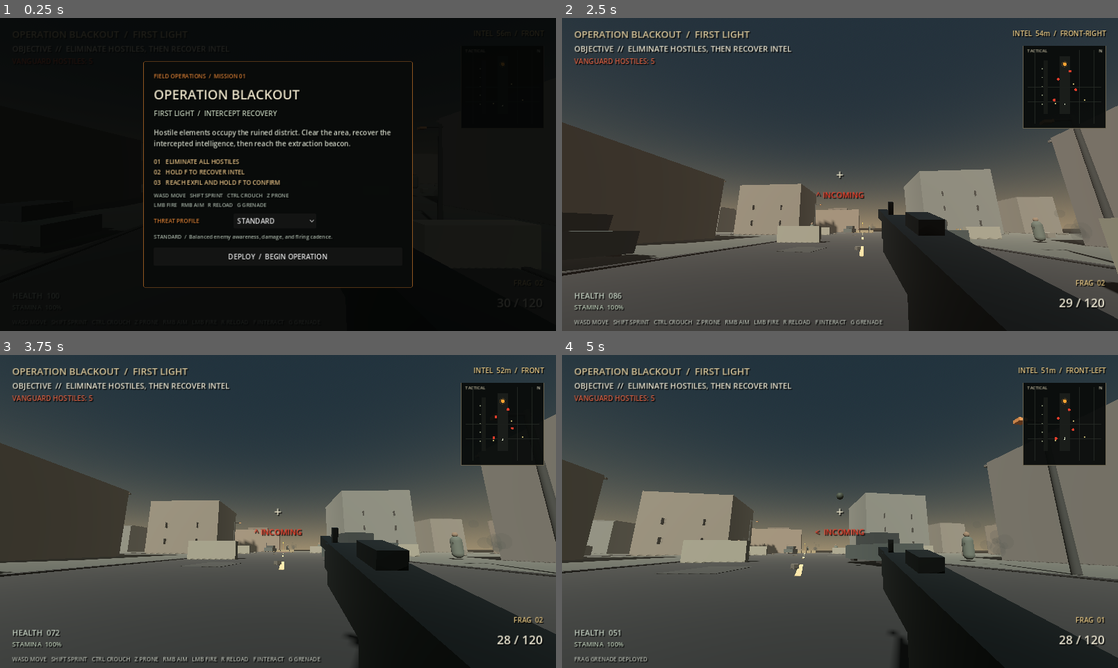
Above: before the commit, frames 1-4 (two rows, left to right).
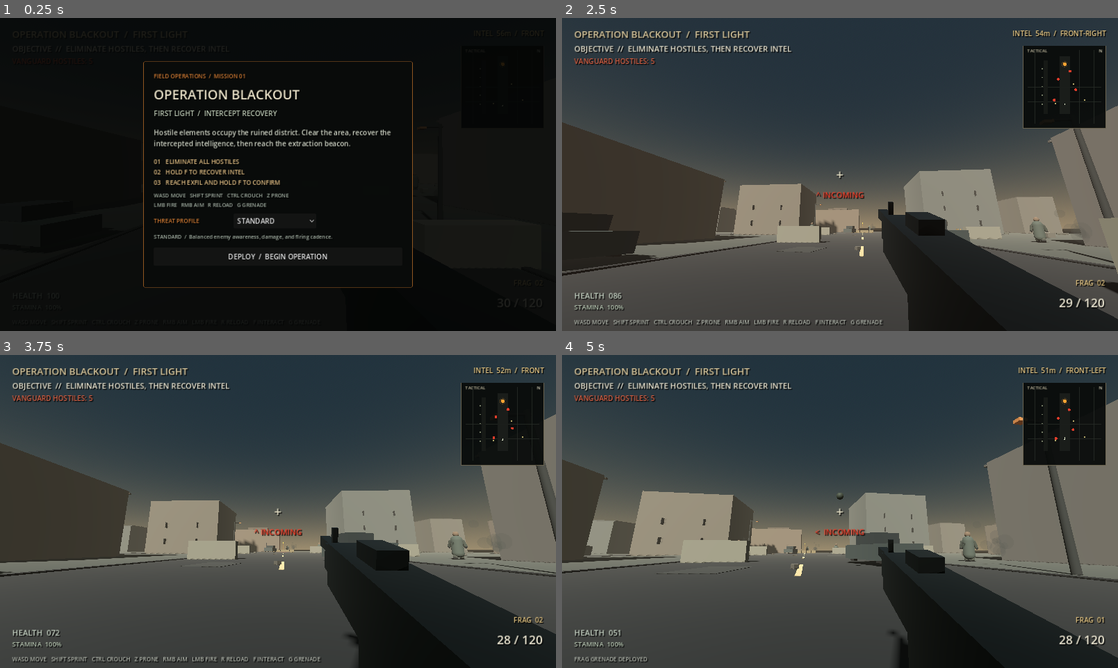
Above: after the commit, the same moments.

Repository: Liladizilla/operation-blackout
Game: Godot game, scene res://scenes/main.tscn
The game is run twice, just before and just after one commit, with the same random seed, the same clock (stepped at 60 frames per second) and the same inputs.
Inputs (mouse positions are in pixels of both pictures, inside the frame that each line leads up to):
- Up to frame 1 (0.25 s): no input
- Up to frame 2 (2.5 s): click "DEPLOY / BEGIN OPERATION" at 0.5 s; tap Enter at 1.25 s; move the mouse to (867, 174) at 1.27 s; hold W (move_forward) from 1.28 s (still down); tap Ctrl (crouch) at 1.35 s; click (867, 174) at 1.42 s; tap Space (jump) at 1.52, 2.27 s; move the mouse to (812, 174) at 2.02 s; tap F (interact) at 2.1 s
- Up to frame 3 (3.75 s): keep holding W (move_forward); move the mouse to (289, 505) at 2.77 s; tap Z (prone) at 2.85 s; move the mouse to (272, 517) at 3.52 s; tap Shift (sprint) at 3.6 s; click (272, 517) at 3.67 s
- Up to frame 4 (5 s): keep holding W (move_forward); tap Space (jump) at 3.77, 4.52 s; move the mouse to (878, 514) at 4.27 s; tap G (throw_grenade) at 4.35 s

The runs differ from the first frame. In frame 2, less than 0.1% of the frame differs, in the area x 44-88%, y 63-72%; in frame 3, less than 0.1%, in the area x 51-85%, y 56-66%; in frame 4, less than 0.1%.

Commit message:
Add hostile limbs, gait animation, and death collapse

Diff:
--- a/scripts/enemy.gd
+++ b/scripts/enemy.gd
@@ -13,6 +13,16 @@
 var think_timer := 0.0
 var fire_timer := 0.7
 var strafe_sign := 1.0
+var visual_root: Node3D
+var left_arm_pivot: Node3D
+var right_arm_pivot: Node3D
+var left_leg_pivot: Node3D
+var right_leg_pivot: Node3D
+var gait_time := 0.0
+var is_dead := false
+var death_timer := 0.0
+var death_roll_direction := 1.0
+const DEATH_ANIMATION_SECONDS := 0.62
 var body_mesh: MeshInstance3D
 var body_material: StandardMaterial3D
 var enemy_muzzle_flash: MeshInstance3D
@@ -39,6 +49,9 @@
     col.shape = capsule
     col.position.y = 0.8
     add_child(col)
+    visual_root = Node3D.new()
+    visual_root.name = "VisualRoot"
+    add_child(visual_root)
     body_mesh = MeshInstance3D.new()
     var body := CapsuleMesh.new()
     body.radius = 0.36
@@ -49,7 +62,7 @@
     body_material.roughness = 0.9
     body_mesh.material_override = body_material
     body_mesh.position.y = 0.92
-    add_child(body_mesh)
+    visual_root.add_child(body_mesh)
     var head_mesh := MeshInstance3D.new()
     var head := SphereMesh.new()
     head.radius = 0.19
@@ -59,7 +72,7 @@
     var hm := StandardMaterial3D.new()
     hm.albedo_color = Color(0.35,0.29,0.23)
     head_mesh.material_override = hm
-    add_child(head_mesh)
+    visual_root.add_child(head_mesh)
     var head_area := Area3D.new()
     head_area.name = "HeadHitZone"
     head_area.collision_layer = 2
@@ -81,7 +94,7 @@
     vest_mat.albedo_color = Color(0.12, 0.14, 0.12)
     vest_mat.roughness = 1.0
     vest.material_override = vest_mat
-    add_child(vest)
+    visual_root.add_child(vest)
     var rifle := MeshInstance3D.new()
     var rifle_mesh := BoxMesh.new()
     rifle_mesh.size = Vector3(0.08,0.08,0.75)
@@ -93,7 +106,7 @@
     rifle_material.metallic = 0.28
     rifle_material.roughness = 0.72
     rifle.material_override = rifle_material
-    add_child(rifle)
+    visual_root.add_child(rifle)
 
     enemy_muzzle_flash = MeshInstance3D.new()
     enemy_muzzle_flash.name = "EnemyMuzzleFlash"
@@ -109,7 +122,7 @@
     flash_material.emission = Color(1.0, 0.34, 0.08)
     enemy_muzzle_flash.material_override = flash_material
     enemy_muzzle_flash.visible = false
-    add_child(enemy_muzzle_flash)
+    visual_root.add_child(enemy_muzzle_flash)
 
     enemy_muzzle_light = OmniLight3D.new()
     enemy_muzzle_light.name = "EnemyMuzzleFlashLight"
@@ -118,7 +131,8 @@
     enemy_muzzle_light.light_energy = 0.0
     enemy_muzzle_light.omni_range = 3.2
     enemy_muzzle_light.shadow_enabled = false
-    add_child(enemy_muzzle_light)
+    visual_root.add_child(enemy_muzzle_light)
+    _build_limb_meshes()
 
     player = get_tree().get_first_node_in_group("player")
     if not player:
@@ -155,6 +169,92 @@
             fire_interval_min = 0.65
             fire_interval_max = 1.25
     fire_timer = fire_interval_max
+
+func _build_limb_meshes() -> void:
+    var arm_material := StandardMaterial3D.new()
+    arm_material.albedo_color = Color(0.17, 0.19, 0.16)
+    arm_material.roughness = 0.96
+    var trouser_material := StandardMaterial3D.new()
+    trouser_material.albedo_color = Color(0.20, 0.21, 0.18)
+    trouser_material.roughness = 0.98
+    var glove_material := StandardMaterial3D.new()
+    glove_material.albedo_color = Color(0.055, 0.06, 0.055)
+    glove_material.roughness = 1.0
+    var boot_material := StandardMaterial3D.new()
+    boot_material.albedo_color = Color(0.07, 0.075, 0.07)
+    boot_material.roughness = 1.0
+
+    left_arm_pivot = _make_limb_pivot("LeftArmPivot", Vector3(-0.34, 1.38, -0.04), 0.62, 0.105, arm_material)
+    right_arm_pivot = _make_limb_pivot("RightArmPivot", Vector3(0.34, 1.38, -0.04), 0.62, 0.105, arm_material)
+    left_arm_pivot.rotation.z = -0.26
+    right_arm_pivot.rotation.z = 0.24
+    _add_limb_end(left_arm_pivot, "LeftGlove", Vector3(0.0, -0.54, -0.04), Vector3(0.14, 0.10, 0.13), glove_material)
+    _add_limb_end(right_arm_pivot, "RightGlove", Vector3(0.0, -0.54, -0.04), Vector3(0.14, 0.10, 0.13), glove_material)
+
+    left_leg_pivot = _make_limb_pivot("LeftLegPivot", Vector3(-0.18, 0.66, 0.015), 0.76, 0.135, trouser_material)
+    right_leg_pivot = _make_limb_pivot("RightLegPivot", Vector3(0.18, 0.66, 0.015), 0.76, 0.135, trouser_material)
+    _add_limb_end(left_leg_pivot, "LeftBoot", Vector3(0.0, -0.69, -0.075), Vector3(0.24, 0.13, 0.34), boot_material)
+    _add_limb_end(right_leg_pivot, "RightBoot", Vector3(0.0, -0.69, -0.075), Vector3(0.24, 0.13, 0.34), boot_material)
+
+func _make_limb_pivot(label: String, pivot_position: Vector3, length: float, radius: float, material: StandardMaterial3D) -> Node3D:
+    var pivot := Node3D.new()
+    pivot.name = label
+    pivot.position = pivot_position
+    var limb := MeshInstance3D.new()
+    limb.name = label.replace("Pivot", "Mesh")
+    var capsule := CapsuleMesh.new()
+    capsule.radius = radius
+    capsule.height = length
+    limb.mesh = capsule
+    limb.position.y = -length * 0.42
+    limb.material_override = material
+    pivot.add_child(limb)
+    visual_root.add_child(pivot)
+    return pivot
+
+func _add_limb_end(parent: Node3D, label: String, local_position: Vector3, size: Vector3, material: StandardMaterial3D) -> void:
+    var end_piece := MeshInstance3D.new()
+    end_piece.name = label
+    var box := BoxMesh.new()
+    box.size = size
+    end_piece.mesh = box
+    end_piece.position = local_position
+    end_piece.material_override = material
+    parent.add_child(end_piece)
+
+func _process(delta: float) -> void:
+    if not is_dead:
+        return
+    death_timer += delta
+    var progress := clampf(death_timer / DEATH_ANIMATION_SECONDS, 0.0, 1.0)
+    var eased := progress * progress * (3.0 - 2.0 * progress)
+    visual_root.rotation.z = death_roll_direction * 1.22 * eased
+    visual_root.rotation.x = -0.22 * eased
+    visual_root.position.y = -0.46 * eased
+    if progress >= 1.0:
+        queue_free()
+
+func _animate_visuals(delta: float) -> void:
+    if is_dead or not is_instance_valid(visual_root):
+        return
+    var horizontal_speed := Vector2(velocity.x, velocity.z).length()
+    if horizontal_speed > 0.22:
+        gait_time += delta * lerpf(5.0, 10.0, clampf(horizontal_speed / 3.5, 0.0, 1.0))
+        var swing := sin(gait_time) * 0.48
+        left_leg_pivot.rotation.x = swing
+        right_leg_pivot.rotation.x = -swing
+        left_arm_pivot.rotation.x = -swing * 0.42
+        right_arm_pivot.rotation.x = swing * 0.42
+        visual_root.position.y = absf(sin(gait_time * 2.0)) * 0.035
+        visual_root.rotation.z = clampf(-velocity.x * 0.018, -0.055, 0.055)
+    else:
+        gait_time += delta * 1.2
+        left_leg_pivot.rotation.x = lerpf(left_leg_pivot.rotation.x, 0.0, delta * 7.0)
+        right_leg_pivot.rotation.x = lerpf(right_leg_pivot.rotation.x, 0.0, delta * 7.0)
+        left_arm_pivot.rotation.x = lerpf(left_arm_pivot.rotation.x, 0.0, delta * 7.0)
+        right_arm_pivot.rotation.x = lerpf(right_arm_pivot.rotation.x, 0.0, delta * 7.0)
+        visual_root.position.y = lerpf(visual_root.position.y, sin(gait_time) * 0.006, delta * 4.0)
+        visual_root.rotation.z = lerpf(visual_root.rotation.z, 0.0, delta * 4.0)
 
 func _physics_process(delta: float) -> void:
     if get_tree().paused:
@@ -269,6 +369,7 @@
     velocity.x = move_toward(velocity.x, target_dir.x * 2.1, delta * 4.0)
     velocity.z = move_toward(velocity.z, target_dir.z * 2.1, delta * 4.0)
     move_and_slide()
+    _animate_visuals(delta)
 
 func _avoid_obstacles(direction: Vector3) -> Vector3:
     var forward := direction
@@ -509,7 +610,13 @@
     muzzle_flash_timer = 0.055
 
 func take_damage(amount: float, _hit_position: Vector3 = Vector3.ZERO, headshot: bool = false) -> bool:
+    if is_dead:
+        return true
     health -= amount * (3.0 if headshot else 1.0)
+    if health <= 0.0:
+        _begin_death()
+        return true
+
     # Incoming fire alerts the unit and forces a short break from its current firing lane.
     if is_instance_valid(player):
         last_known_position = player.global_position
@@ -522,16 +629,36 @@
         think_timer = 0.0
         alert_memory_timer = 5.0
         _broadcast_alert(player.global_position)
-    if health > 0.0:
-        body_material.albedo_color = Color(0.55,0.12,0.08)
-        hit_flash_timer = 0.14
-    else:
-        body_material.albedo_color = Color(0.08,0.09,0.08)
-        hit_flash_timer = 0.0
-    if health <= 0:
-        var scene := get_tree().current_scene
-        if scene and scene.has_method("enemy_killed"):
-            scene.enemy_killed(self)
-        queue_free()
-        return true
+    body_material.albedo_color = Color(0.55,0.12,0.08)
+    hit_flash_timer = 0.14
     return false
+
+func _begin_death() -> void:
+    is_dead = true
+    state = "DEAD"
+    death_timer = 0.0
+    death_roll_direction = -1.0 if randf() < 0.5 else 1.0
+    velocity = Vector3.ZERO
+    set_physics_process(false)
+    collision_layer = 0
+    collision_mask = 0
+    var body_collision := get_node_or_null("CollisionShape3D") as CollisionShape3D
+    if is_instance_valid(body_collision):
+        body_collision.set_deferred("disabled", true)
+    var head_area := get_node_or_null("HeadHitZone") as Area3D
+    if is_instance_valid(head_area):
+        head_area.monitoring = false
+        head_area.monitorable = false
+        for child in head_area.get_children():
+            if child is CollisionShape3D:
+                child.set_deferred("disabled", true)
+    remove_from_group("enemies")
+    body_material.albedo_color = Color(0.08,0.09,0.08)
+    hit_flash_timer = 0.0
+    enemy_muzzle_flash.visible = false
+    enemy_muzzle_light.light_energy = 0.0
+    if is_instance_valid(enemy_fire_audio):
+        enemy_fire_audio.stop()
+    var scene := get_tree().current_scene
+    if is_instance_valid(scene) and scene.has_method("enemy_killed"):
+        scene.enemy_killed(self)
